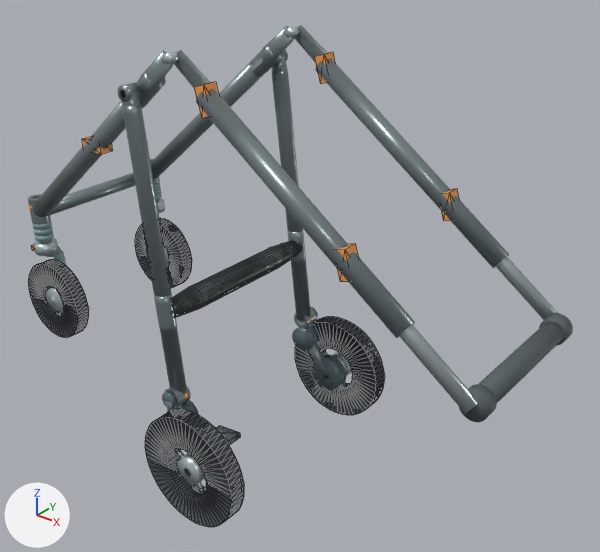
Renders of the glTF model models/no_cabin/w380_state2_wheel_S.glb from each side of a commit.
The view is the same before and after, from a camera (50 mm lens) standing at (1.689, -0.949, 0.983) and looking at (0.901, 0.035, 0.373). Arrows for +X, +Y and +Z are at lower left; the lights stay in place. The first picture is the older version. Mesh edges are drawn as thin lines on the coarser meshes. Where no turn or scale is listed for an object, it has been applied to the vertices.

Objects in the first picture: 'FL_tire.012', 'RL_tire.012', 'RR_tire.012', 'V46_rear_leg_-1.001', 'V46_rear_leg_1.001', 'V46_rearbar.001', 'handle_slider_-1.011', 'main_lower_-1.002', 'main_lower_1.002', 'main_upper_-1.002', 'main_upper_1.002', 'round_handle.011' and 48 more.
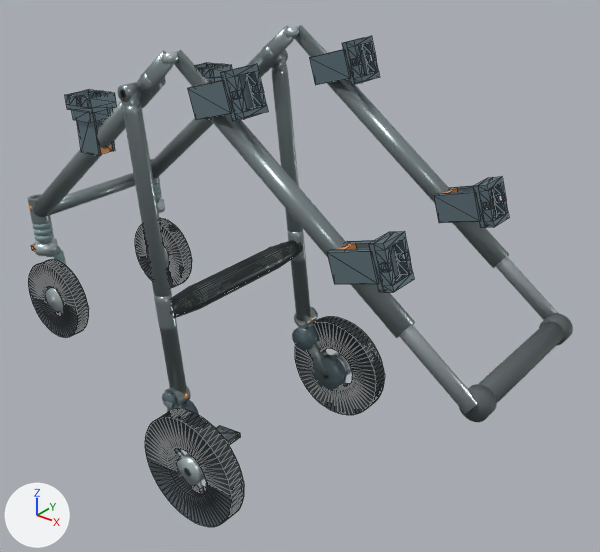
Diff of the bpy script that builds the scene:
```diff
--- a/models/no_cabin/w380_state2_wheel_S.glb.py
+++ b/models/no_cabin/w380_state2_wheel_S.glb.py
@@ mat_universal_cabin_receiver @@
+mat_universal_cabin_receiver = principled_material('Universal Cabin Receiver')
+mat_universal_cabin_receiver.base_color = (0.18, 0.26, 0.3)  # greyish blue #768b95
+mat_universal_cabin_receiver.metallic = 0.58
+mat_universal_cabin_receiver.roughness = 0.42
@@ me_universal_cabin_receiver_m__1 @@
+me_universal_cabin_receiver_m__1.from_pydata(...)  # 76 vertices, 156 faces; spans x 0.8584..0.9631, y -0.159..-0.111, z 0.6761..0.7547
+me_universal_cabin_receiver_m__1.materials.append(mat_universal_cabin_receiver)  # greyish blue #768b95
@@ me_universal_cabin_receiver_l__1 @@
+me_universal_cabin_receiver_l__1.from_pydata(...)  # 84 vertices, 168 faces; spans x 0.5808..0.6461, y -0.159..-0.111, z 0.5754..0.6715
+me_universal_cabin_receiver_l__1.materials.append(mat_universal_cabin_receiver)  # greyish blue #768b95
@@ me_universal_cabin_receiver_h__1 @@
+me_universal_cabin_receiver_h__1.from_pydata(...)  # 76 vertices, 156 faces; spans x 1.1003..1.2049, y -0.159..-0.111, z 0.4985..0.5771
+me_universal_cabin_receiver_h__1.materials.append(mat_universal_cabin_receiver)  # greyish blue #768b95
@@ me_universal_cabin_receiver_m_1 @@
+me_universal_cabin_receiver_m_1.from_pydata(...)  # 76 vertices, 156 faces; spans x 0.8584..0.9631, y 0.111..0.159, z 0.6761..0.7547
+me_universal_cabin_receiver_m_1.materials.append(mat_universal_cabin_receiver)  # greyish blue #768b95
@@ me_universal_cabin_receiver_l_1 @@
+me_universal_cabin_receiver_l_1.from_pydata(...)  # 84 vertices, 168 faces; spans x 0.5808..0.6461, y 0.111..0.159, z 0.5754..0.6715
+me_universal_cabin_receiver_l_1.materials.append(mat_universal_cabin_receiver)  # greyish blue #768b95
@@ me_universal_cabin_receiver_h_1 @@
+me_universal_cabin_receiver_h_1.from_pydata(...)  # 76 vertices, 156 faces; spans x 1.1003..1.2049, y 0.111..0.159, z 0.4985..0.5771
+me_universal_cabin_receiver_h_1.materials.append(mat_universal_cabin_receiver)  # greyish blue #768b95
@@ ob_universal_cabin_receiver_m__1 @@
+ob_universal_cabin_receiver_m__1 = bpy.data.objects.new('Universal_Cabin_Receiver_M_-1', me_universal_cabin_receiver_m__1)
+ob_universal_cabin_receiver_m__1.location = (0.0, 0.0, 0.0)
@@ ob_universal_cabin_receiver_l__1 @@
+ob_universal_cabin_receiver_l__1 = bpy.data.objects.new('Universal_Cabin_Receiver_L_-1', me_universal_cabin_receiver_l__1)
+ob_universal_cabin_receiver_l__1.location = (0.0, 0.0, 0.0)
@@ ob_universal_cabin_receiver_h__1 @@
+ob_universal_cabin_receiver_h__1 = bpy.data.objects.new('Universal_Cabin_Receiver_H_-1', me_universal_cabin_receiver_h__1)
+ob_universal_cabin_receiver_h__1.location = (0.0, 0.0, 0.0)
@@ ob_universal_cabin_receiver_m_1 @@
+ob_universal_cabin_receiver_m_1 = bpy.data.objects.new('Universal_Cabin_Receiver_M_1', me_universal_cabin_receiver_m_1)
+ob_universal_cabin_receiver_m_1.location = (0.0, 0.0, 0.0)
@@ ob_universal_cabin_receiver_l_1 @@
+ob_universal_cabin_receiver_l_1 = bpy.data.objects.new('Universal_Cabin_Receiver_L_1', me_universal_cabin_receiver_l_1)
+ob_universal_cabin_receiver_l_1.location = (0.0, 0.0, 0.0)
@@ ob_universal_cabin_receiver_h_1 @@
+ob_universal_cabin_receiver_h_1 = bpy.data.objects.new('Universal_Cabin_Receiver_H_1', me_universal_cabin_receiver_h_1)
+ob_universal_cabin_receiver_h_1.location = (0.0, 0.0, 0.0)
```

What differs and where, as boxes [x1, y1, x2, y2] in the pictures (600 x 552 px):
'Universal_Cabin_Receiver_H_-1', added
    after: [327, 231, 414, 292]
'Universal_Cabin_Receiver_M_-1', added
    after: [187, 64, 268, 121]
'Universal_Cabin_Receiver_H_1', added
    after: [434, 176, 509, 228]
'Universal_Cabin_Receiver_M_1', added
    after: [309, 36, 380, 85]
'Universal_Cabin_Receiver_L_-1', added
    after: [65, 89, 117, 155]
'Universal_Cabin_Receiver_L_1', added
    after: [195, 63, 232, 119]
